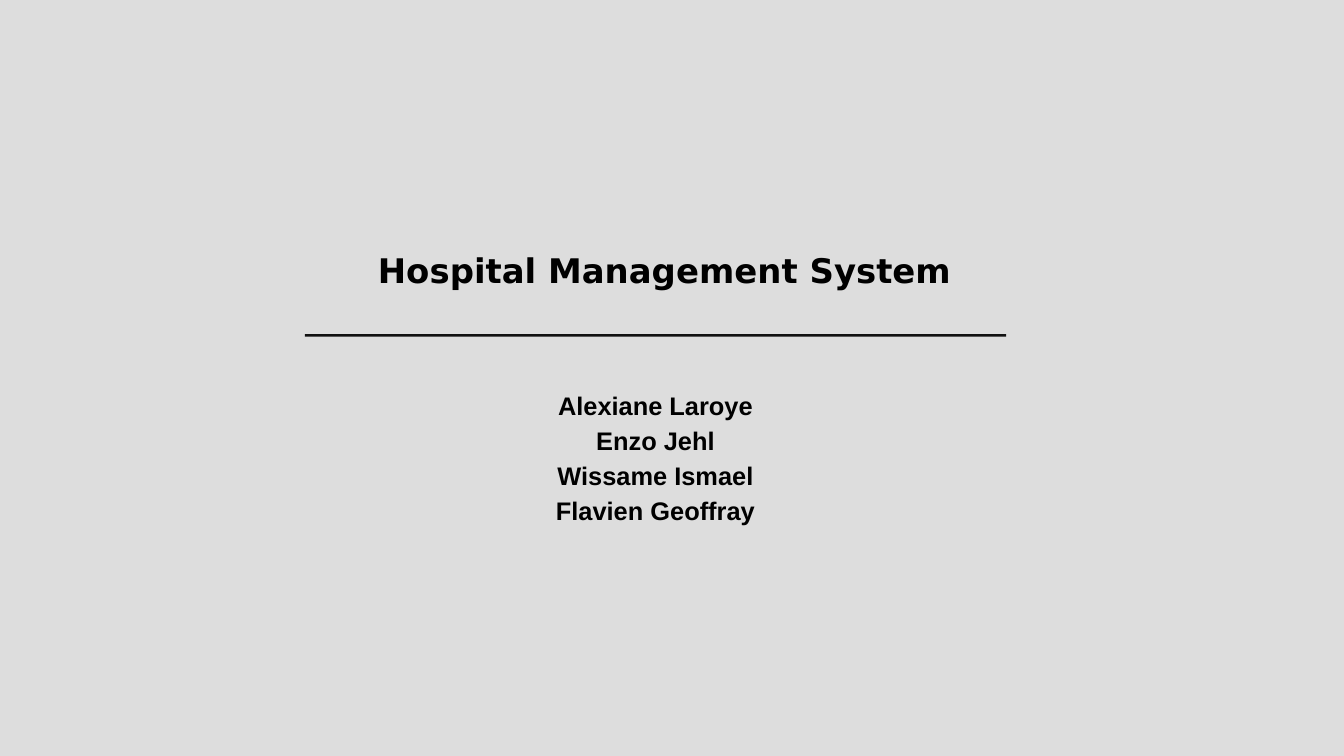
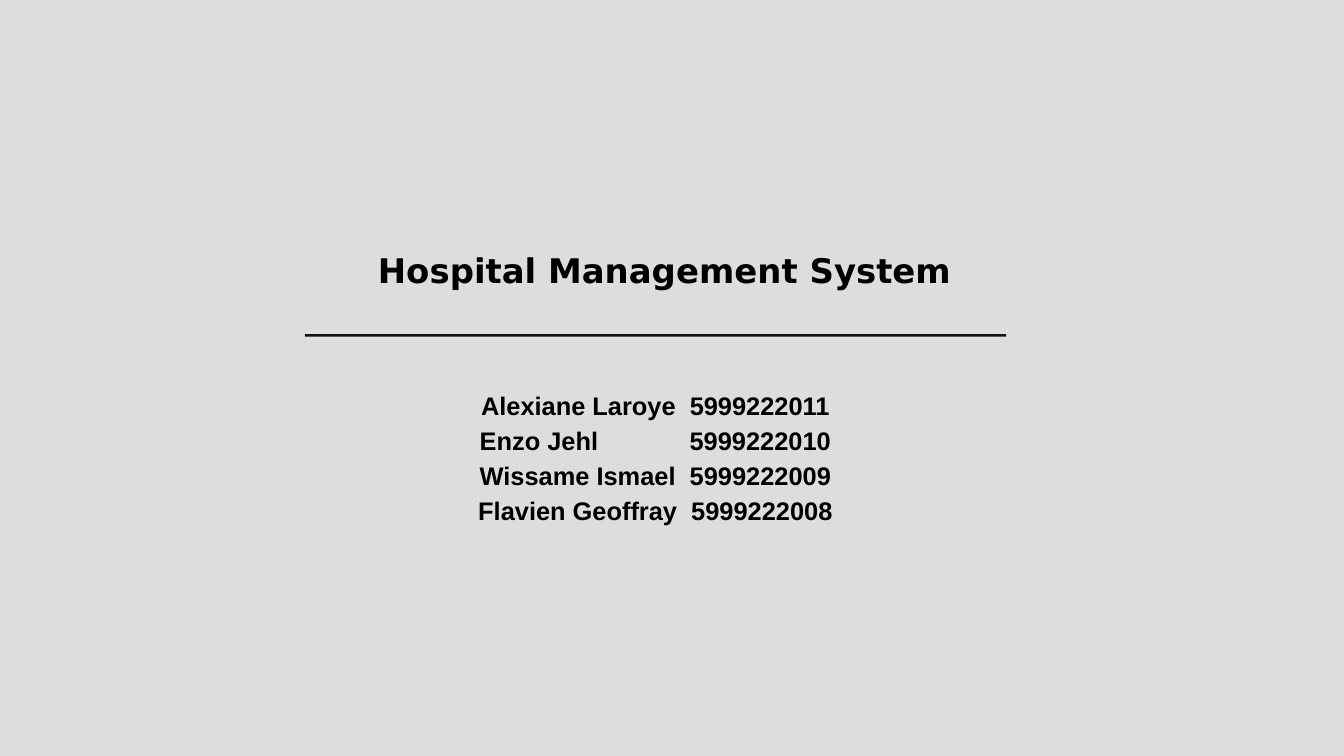
Before and after one commit to enzo-jehl/hospital, a slide deck: slide 1 of project-presentation.odp. Drawn at 1344x756 pixels with LibreOffice and Linux fonts; fonts in the diff are those of the drawing. Boxes give left, top, right and bottom in pixels: in the first picture for what was removed or moved away, otherwise in the second. Text is boxed around its words. In the diff, an @@ line names an element or a change of style, - is before the commit and + after.

```diff
--- a/project-presentation.odp
+++ b/project-presentation.odp
@@ text at bbox=[478, 396, 832, 526]: text changed @@
-Alexiane Laroye
-Enzo Jehl
-Wissame Ismael
-Flavien Geoffray
+Alexiane Laroye 5999222011
+Enzo Jehl 5999222010
+Wissame Ismael 5999222009
+Flavien Geoffray 5999222008
```
Also in this commit, not shown: 2 other slides changed, 4 slides added, 1 slide removed, 3 other files.
